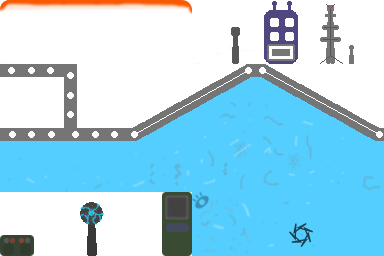
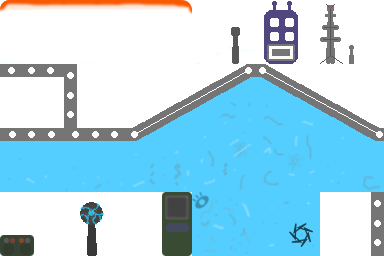
The second 384 x 256 image is a revision of the first. Changes to its layers:
painted on "floor" over [371, 192, 384, 256]
painted on "base color" over [320, 192, 384, 256]
